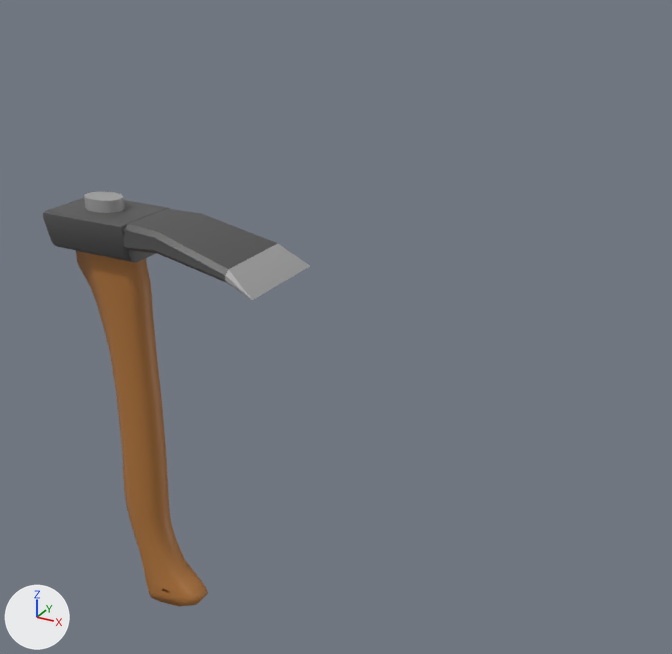
Two versions of the FBX model Assets/Models/tillage.fbx, one commit apart.
One viewpoint serves both versions: a 50 mm camera at (0.586, -0.375, 0.754) aimed at (-0.081, 0.838, 0.147). Lighting does not change. The marker at lower left points along +X, +Y and +Z. The first picture is the older version. Where no turn or scale is listed for an object, it has been applied to the vertices.
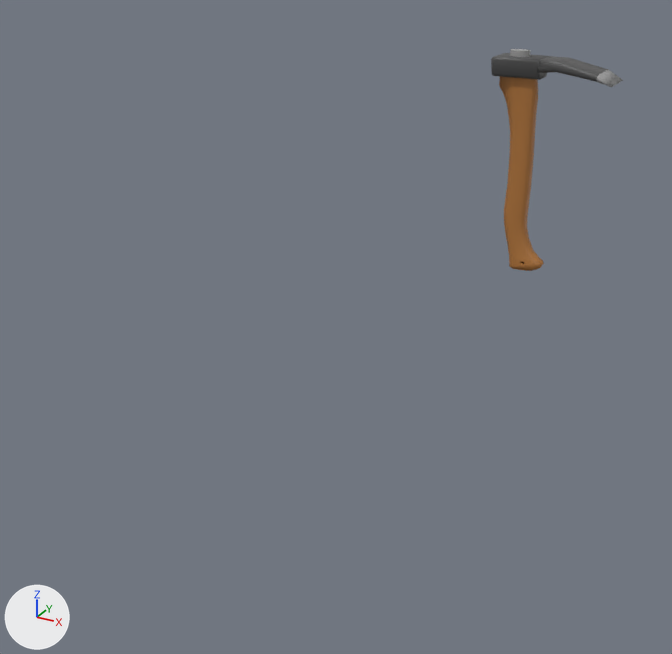
Pixel boxes (x1, y1, x2, y2) of what changed, in the pictures (672 x 654 px):
'M_AxeHandle', reshaped, moved (46% shorter)
    before: (76, 191, 208, 606)
    after: (491, 49, 623, 271)
'Cube.002', deleted
    before: (124, 209, 310, 300)
    faces in mat_metal (dark grey #545454): (124, 209, 278, 283)
    faces in mat_highlight (grey #a1a1a1): (225, 244, 310, 300)
'Cube.001', deleted
    before: (43, 198, 169, 262)
part 1 of me_cube_039, added
    after: (491, 53, 548, 80)
part 2 of me_cube_039, added
    after: (538, 56, 623, 87)

The change, as a diff of the scene's bpy script:
```diff
--- a/Assets/Models/tillage.fbx.py
+++ b/Assets/Models/tillage.fbx.py
@@ me_cube_039 @@
 # used by ob_m_axehandle; location = (-0.006, 0.308, 0.038)
-me_cube_039.from_pydata(...)  # 258 vertices, 278 faces; spans x -0.087..0.043, y -0.016..0.016, z -0.021..0.462
+me_cube_039.from_pydata(...)  # 346 vertices, 363 faces; spans x -0.1..0.161, y -0.051..0.051, z -0.021..0.462
+# me_cube_039 part 1: a new loose piece of 62 vertices spanning x -0.1..0.006, y -0.038..0.037, z 0.407..0.449, in mat_metal (dark grey #545454)
+# me_cube_039 part 2: a new loose piece of 26 vertices spanning x 0.004..0.161, y -0.051..0.051, z 0.408..0.449
 me_cube_039.materials.append(mat_highlight)
 me_cube_039.materials.append(mat_handle)
+me_cube_039.materials.append(mat_metal)  # dark grey #545454
@@ ob_cube_002 @@
-ob_cube_002 = bpy.data.objects.new('Cube.002', me_cube_005)
-ob_cube_002.location = (0.065, 0.307, 0.473)
@@ ob_cube_001 @@
-ob_cube_001 = bpy.data.objects.new('Cube.001', me_cube_004)
-ob_cube_001.location = (-0.053, 0.307, 0.466)
@@ ob_m_axehandle @@
 ob_m_axehandle = bpy.data.objects.new('M_AxeHandle', me_cube_039)
-ob_m_axehandle.location = (-0.006, 0.308, 0.038)
+ob_m_axehandle.location = (-0.006, 1.595, 0.038)
```
